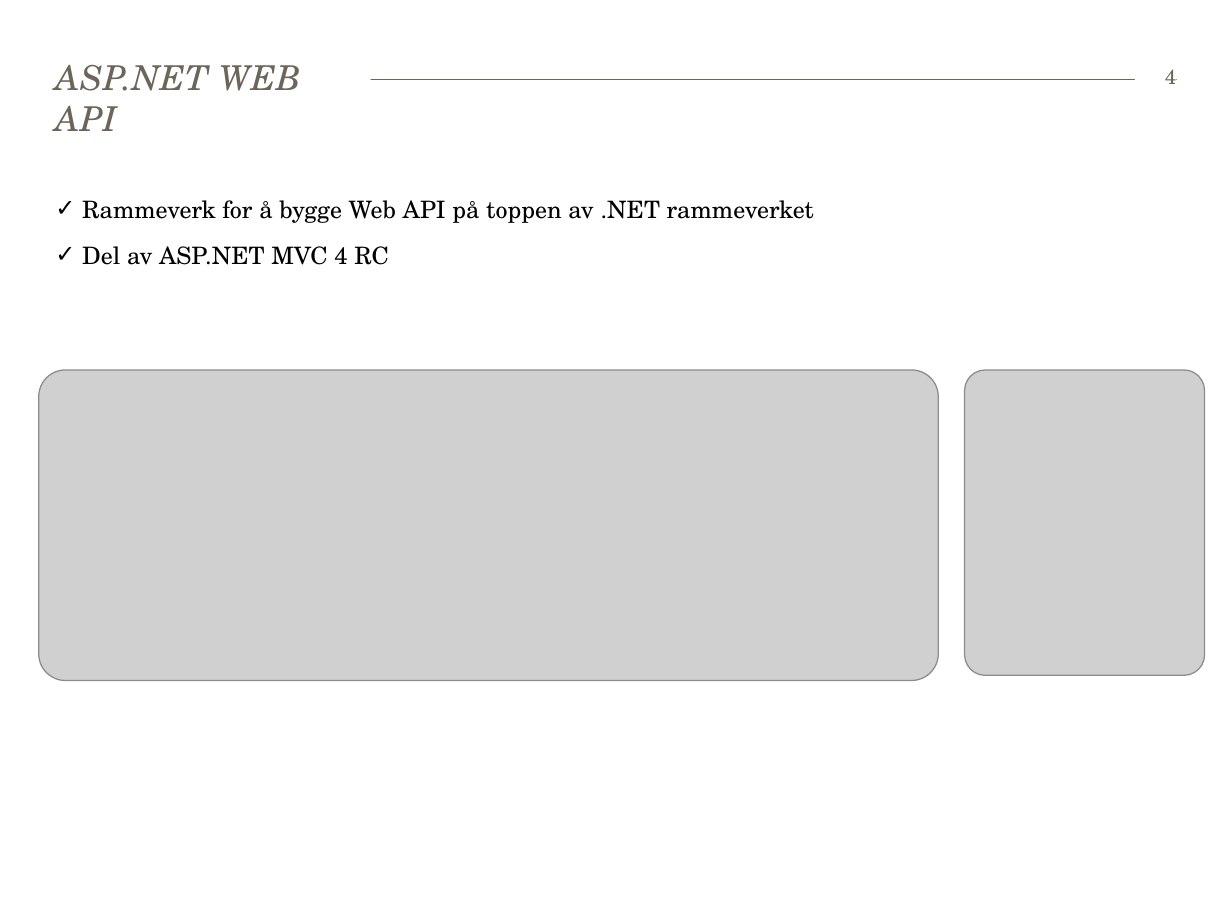
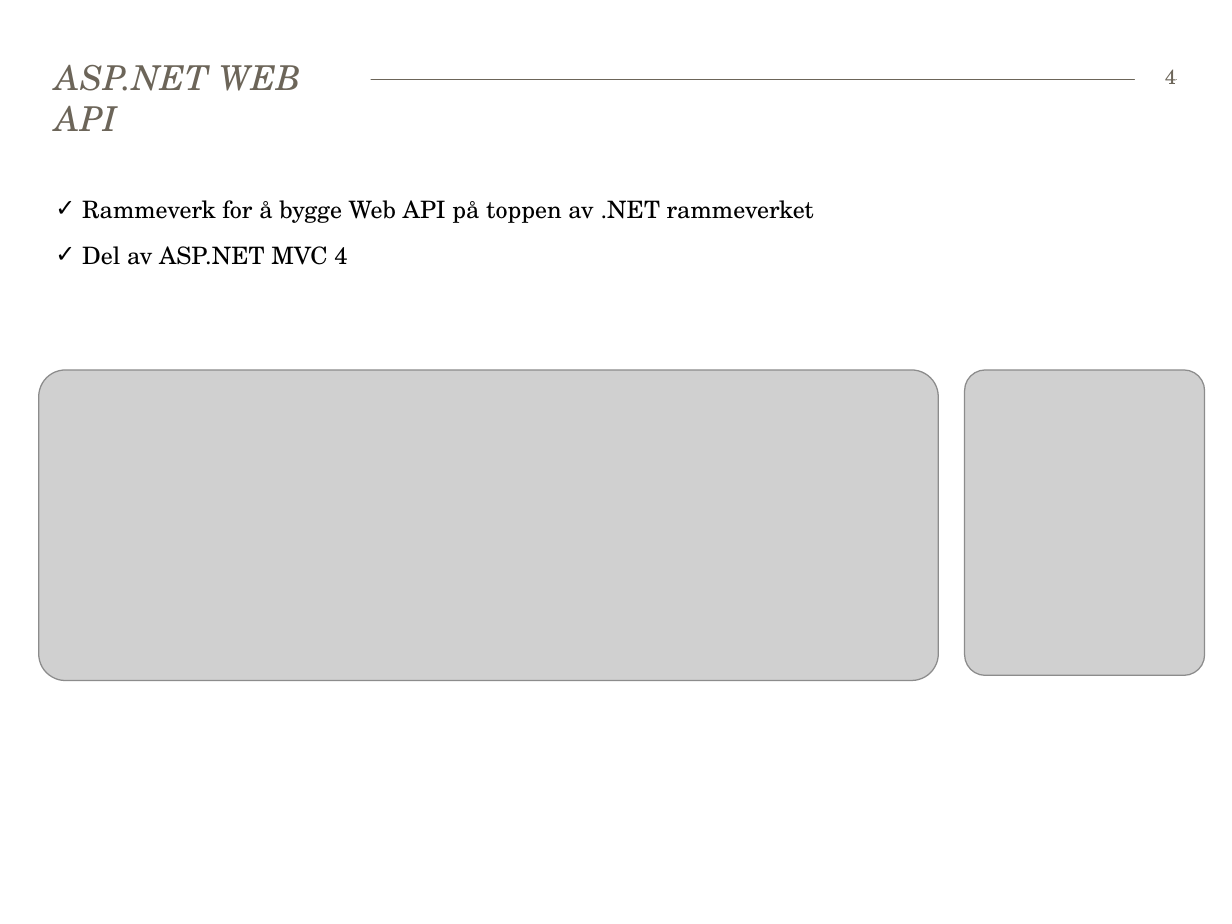
Before and after one commit to bekk/dotnetkurs, a slide deck: slide 4 of webapi/WebAPI.pptx. Drawn at 1232x924 pixels with LibreOffice and Linux fonts; fonts in the diff are those of the drawing; grey boxes stand for pictures. Boxes give left, top, right and bottom in pixels: in the first picture for what was removed or moved away, otherwise in the second. Text is boxed around its words. In the diff, an @@ line names an element or a change of style, - is before the commit and + after.

```diff
--- a/webapi/WebAPI.pptx
+++ b/webapi/WebAPI.pptx
@@ text at bbox=[82, 246, 347, 265]: text changed @@
-✓ Del av ASP.NET MVC 4 RC
+✓ Del av ASP.NET MVC 4
```
Also in this commit, not shown: 2 other files.
